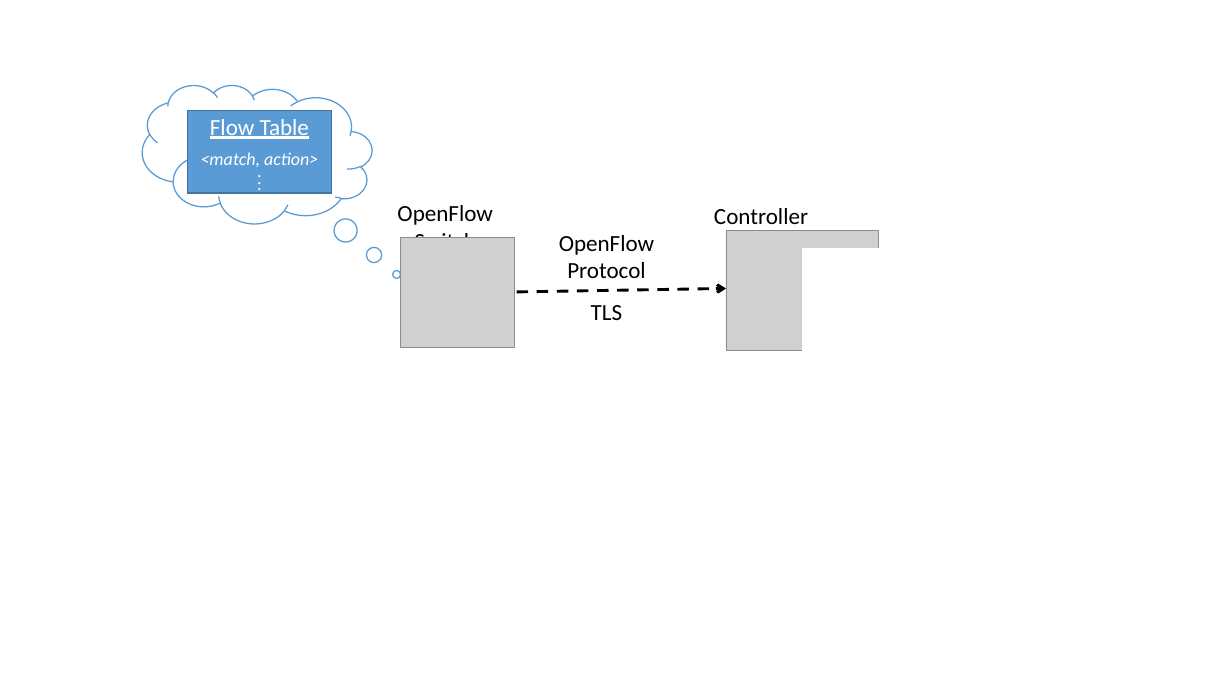
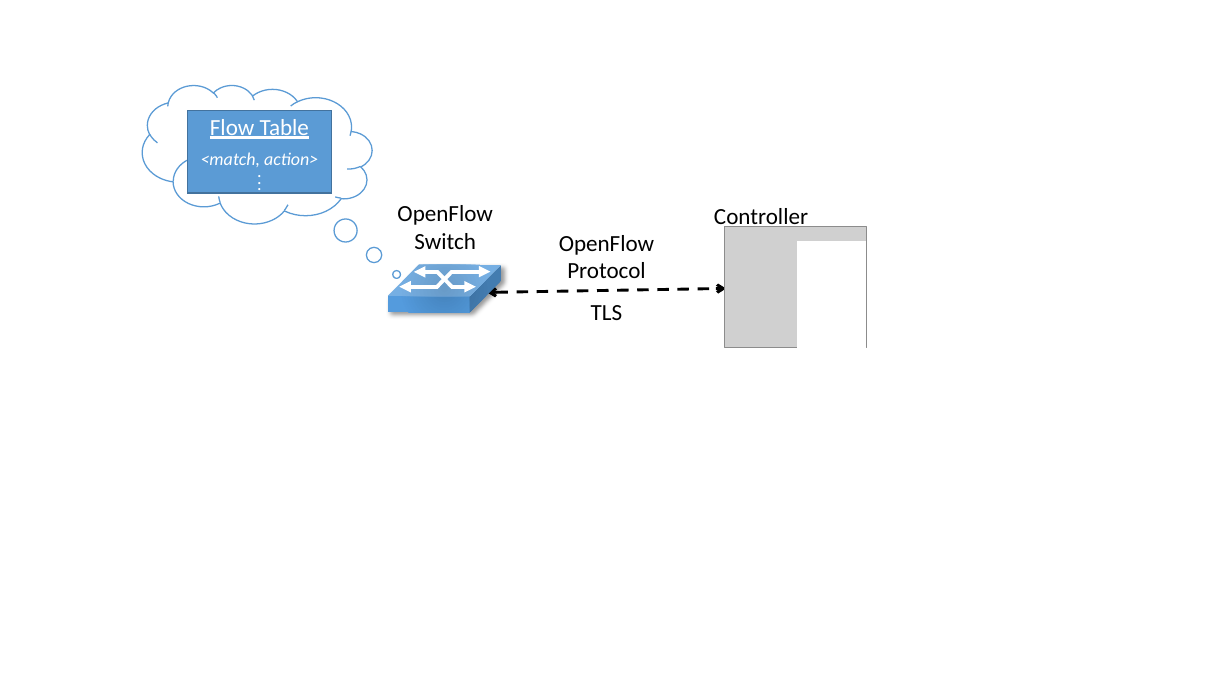
Before and after one commit to SystemsApproach/sdn, a slide deck: slide 4 of figures-alt.pptx. Drawn at 1232x693 pixels with LibreOffice and Linux fonts; fonts in the diff are those of the drawing; grey boxes stand for pictures. Boxes give left, top, right and bottom in pixels: in the first picture for what was removed or moved away, otherwise in the second. Text is boxed around its words. In the diff, an @@ line names an element or a change of style, - is before the commit and + after.

```diff
--- a/figures-alt.pptx
+++ b/figures-alt.pptx
@@ picture removed at [400, 238, 514, 348] @@
@@ picture: place and size @@
-picture at [726, 230, 880, 350]
+picture at [725, 226, 866, 348]
@@ rectangle: place and size @@
-rectangle at [803, 249, 884, 351]
+rectangle at [798, 242, 865, 348]
@@ group added at [388, 265, 502, 312]: 4 arrows, 2 lines, 1 cube @@
```
Also in this commit, not shown: 7 other slides changed.
